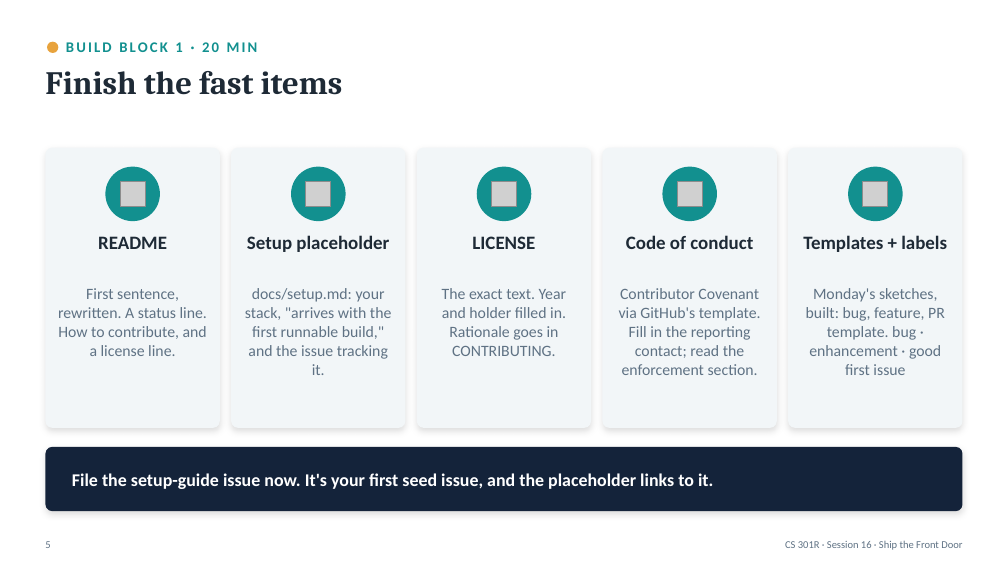
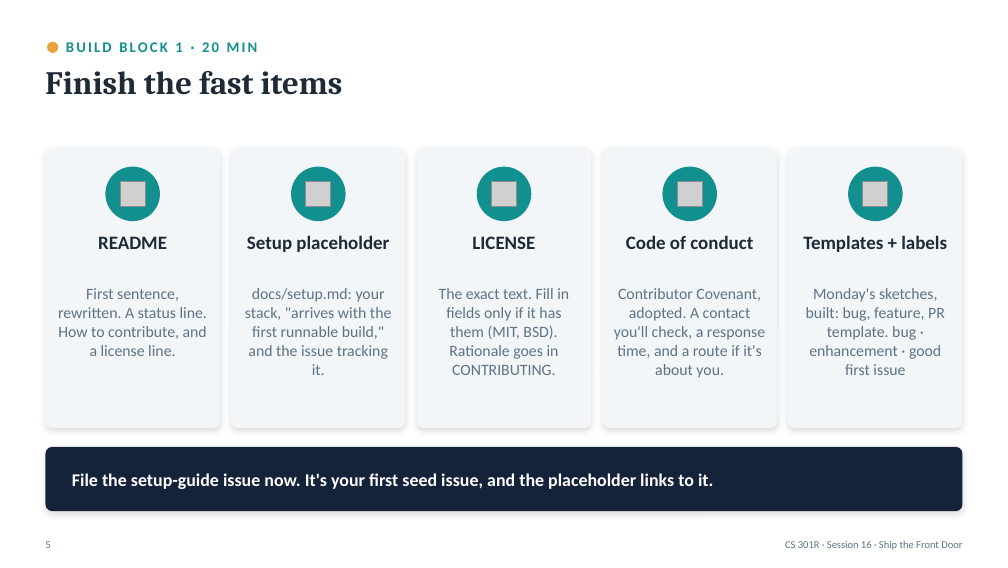
Before and after one commit to BYU-CS-Course-Ops/CS380, a slide deck: slide 5 of canvas_material/lectures/powerpoint/Session16-FrontDoorWorkshop.pptx. Drawn at 1008x568 pixels with LibreOffice and Linux fonts; fonts in the diff are those of the drawing; grey boxes stand for pictures. Boxes give left, top, right and bottom in pixels: in the first picture for what was removed or moved away, otherwise in the second. Text is boxed around its words. In the diff, an @@ line names an element or a change of style, - is before the commit and + after.

```diff
--- a/canvas_material/lectures/powerpoint/Session16-FrontDoorWorkshop.pptx
+++ b/canvas_material/lectures/powerpoint/Session16-FrontDoorWorkshop.pptx
@@ text at (439,288,569,375): text changed @@
-The exact text. Year and holder filled in. Rationale goes in CONTRIBUTING.
+The exact text. Fill in fields only if it has them (MIT, BSD). Rationale goes in CONTRIBUTING.
@@ text at (614,288,765,378): text changed @@
-Contributor Covenant via GitHub's template. Fill in the reporting contact; read the enforcement section.
+Contributor Covenant, adopted. A contact you'll check, a response time, and a route if it's about you.
```
Also in this commit, not shown: 6 other files.
